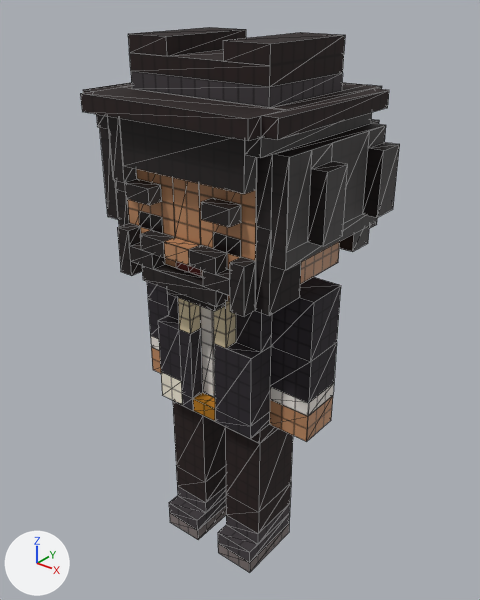
Two versions of the glTF model game/assets/chars/presets/patron_04.glb, one commit apart.
The view is the same before and after, from a camera (50 mm lens) standing at (1.264, -1.535, 1.944) and looking at (-0.018, 0.067, 0.951). Arrows for +X, +Y and +Z are at lower left; the lights stay in place. The picture after the commit comes second. Mesh edges are drawn as thin lines. Vertices at exactly the same position are counted once.

Names of what the first picture shows: 'beard', 'bottom', 'brows', 'eyes', 'hair', 'hands', 'hat_fedora', 'head', 'shoes', 'top' and 2 more.
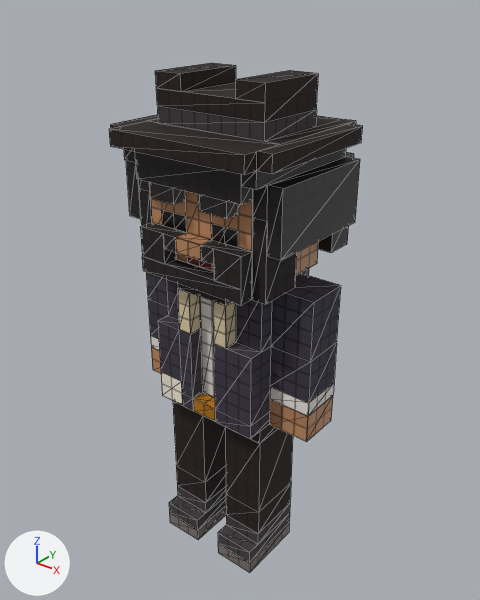
The change in detail:
me_beard is used by ob_beard; location (0.0, 0.0, 0.0).
me_beard had 78 vertices, 120 faces and spanned x -0.3..0.3, y -0.25..-0.05, z 1.05..1.35.
me_beard now has 54 vertices, 80 faces and spans x -0.25..0.25, y -0.2..0.0, z 1.05..1.35.
me_beard part 1: 1 vertex moved from x 0.15, y -0.2, z 1.25 to x 0.05, y -0.15, z 1.25; 59 vertices removed from x -0.3..0.3, y -0.25..-0.05, z 1.05..1.35; 35 vertices added at x -0.25..0.25, y -0.2..0.0, z 1.05..1.35.
me_brows is used by ob_brows; location (0.0, 0.0, 0.0).
me_brows had 16 vertices, 24 faces and spanned x -0.2..0.2, y -0.25..-0.2, z 1.35..1.4.
me_brows now has 16 vertices, 24 faces and spans x -0.15..0.15, y -0.2..-0.15, z 1.35..1.4.
me_brows part 2: the loose piece of 8 vertices spanning x -0.2..-0.1, y -0.25..-0.2, z 1.35..1.4 is moved by (0.05, 0.05, 0.0).
me_brows part 3: the loose piece of 8 vertices spanning x 0.1..0.2, y -0.25..-0.2, z 1.35..1.4 is moved by (-0.05, 0.05, 0.0).
me_eyes is used by ob_eyes; location (0.0, 0.0, 0.0).
me_eyes had 12 vertices, 8 faces and spanned x -0.2..0.2, y -0.201, z 1.25..1.3.
me_eyes now has 12 vertices, 8 faces and spans x -0.15..0.15, y -0.152, z 1.25..1.3.
me_eyes part 4: the loose piece of 6 vertices spanning x 0.1..0.2, y -0.201, z 1.25..1.3 is moved by (-0.05, 0.05, 0.0).
me_eyes part 5: the loose piece of 6 vertices spanning x -0.2..-0.1, y -0.201, z 1.25..1.3 is moved by (0.05, 0.05, 0.0).
me_hair is used by ob_hair; location (0.0, 0.0, 0.0).
me_hair had 174 vertices, 254 faces and spanned x -0.4..0.4, y -0.25..0.4, z 1.15..1.6.
me_hair now has 121 vertices, 178 faces and spans x -0.35..0.3, y -0.2..0.35, z 1.15..1.5.
me_hair part 6: 153 vertices removed from x -0.4..0.4, y -0.25..0.4, z 1.15..1.6; 100 vertices added at x -0.35..0.3, y -0.2..0.35, z 1.15..1.5.
me_hat_fedora is used by ob_hat_fedora; location (0.0, 0.0, 0.0).
me_hat_fedora had 52 vertices, 76 faces and spanned x -0.35..0.35, y -0.3..0.35, z 1.6..1.8.
me_hat_fedora now has 52 vertices, 76 faces and spans x -0.3..0.3, y -0.25..0.3, z 1.5..1.7.
me_hat_fedora part 7: all 11 vertices in x 0.25..0.35, y 0.2..0.35, z 1.6..1.8 are moved by (-0.05, -0.05, -0.1).
me_hat_fedora part 8: all 11 vertices in x 0.25..0.35, y -0.3..-0.15, z 1.6..1.8 are moved by (-0.05, 0.05, -0.1).
me_hat_fedora part 9: all 4 vertices in x -0.1..0.1, y 0.2, z 1.75..1.8 are moved by (0.0, -0.05, -0.1).
me_hat_fedora part 10: all 4 vertices in x -0.1..0.1, y -0.15, z 1.75..1.8 are moved by (0.0, 0.05, -0.1).
me_hat_fedora part 11: all 11 vertices in x -0.35..-0.25, y 0.2..0.35, z 1.6..1.8 are moved by (0.05, -0.05, -0.1).
me_hat_fedora part 12: all 11 vertices in x -0.35..-0.25, y -0.3..-0.15, z 1.6..1.8 are moved by (0.05, 0.05, -0.1).
me_head is used by ob_head; location (0.0, 0.0, 0.0).
me_head had 56 vertices, 76 faces and spanned x -0.25..0.25, y -0.25..0.25, z 1.1..1.55.
me_head now has 43 vertices, 60 faces and spans x -0.2..0.2, y -0.2..0.2, z 1.1..1.45.
me_head part 13: 48 vertices removed from x -0.25..0.25, y -0.25..0.25, z 1.1..1.55; 35 vertices added at x -0.2..0.2, y -0.15..0.2, z 1.1..1.45.
me_top has 96 vertices, 176 faces and spans x -0.35..0.35, y -0.15..0.15, z 0.6..1.1.
me_top is used by ob_top; location (0.0, 0.0, 0.0).
Part 14, on me_top:
4 vertices are removed from x -0.1..0.1, y -0.15, z 1.1.
20 faces are deleted.
4 vertices are added at (-0.1, -0.1, 1.05), (0.1, -0.1, 1.05), (-0.1, -0.15, 1.05), (0.1, -0.15, 1.05).
4 new faces join them, mat_top__jacket.
4 new faces join them, mat_top_accent__shirtwhite.
12 new faces join them, mat_top_trim__cream.

Changed parts and their boxes [x1, y1, x2, y2] in the pictures (480 x 600 px; the box of a moved part takes in the faces that stretch with it):
'hat_fedora', reshaped (18% narrower): before [80, 27, 389, 141]; after [109, 63, 363, 175]
'hair', reshaped (22% narrower, 28% shorter): before [96, 113, 400, 270]; after [123, 148, 360, 260]
'top', reshaped: before [147, 277, 341, 439]; after [146, 268, 341, 439]
'beard', reshaped (15% narrower, 9% shorter): before [116, 189, 301, 317]; after [139, 189, 297, 306]
'head', reshaped: before [127, 169, 340, 302]; after [150, 191, 318, 275]
'brows', reshaped (23% narrower, 22% shorter): before [125, 179, 241, 227]; after [149, 182, 238, 219]
'eyes', reshaped (25% narrower, 17% shorter): before [139, 211, 241, 257]; after [162, 210, 238, 248]
part 1 of me_beard, moved or reshaped: before [116, 189, 301, 317]; after [139, 189, 297, 305]
part 2 of me_brows, moved or reshaped: before [125, 179, 162, 205]; after [149, 182, 186, 205]
part 3 of me_brows, moved or reshaped: before [201, 198, 241, 227]; after [199, 194, 238, 219]
part 4 of me_eyes, moved or reshaped: before [213, 232, 241, 257]; after [211, 224, 238, 248]
part 5 of me_eyes, moved or reshaped: before [139, 211, 163, 233]; after [162, 210, 187, 233]
part 7 of me_hat_fedora, moved or reshaped: before [374, 87, 382, 89]; after [348, 121, 356, 125]
part 8 of me_hat_fedora, moved or reshaped: before [248, 35, 389, 141]; after [244, 73, 363, 175]
part 9 of me_hat_fedora, moved or reshaped: before [132, 27, 243, 34]; after [156, 63, 231, 71]
part 10 of me_hat_fedora, moved or reshaped: before [128, 29, 340, 66]; after [155, 65, 316, 103]
part 11 of me_hat_fedora, moved or reshaped (mostly hidden): before [342, 82, 365, 91]; after [316, 115, 341, 126]
part 12 of me_hat_fedora, moved or reshaped: before [80, 53, 283, 141]; after [109, 88, 279, 174]
part 14 of me_top, moved or reshaped: before [178, 298, 236, 398]; after [178, 289, 236, 398]
